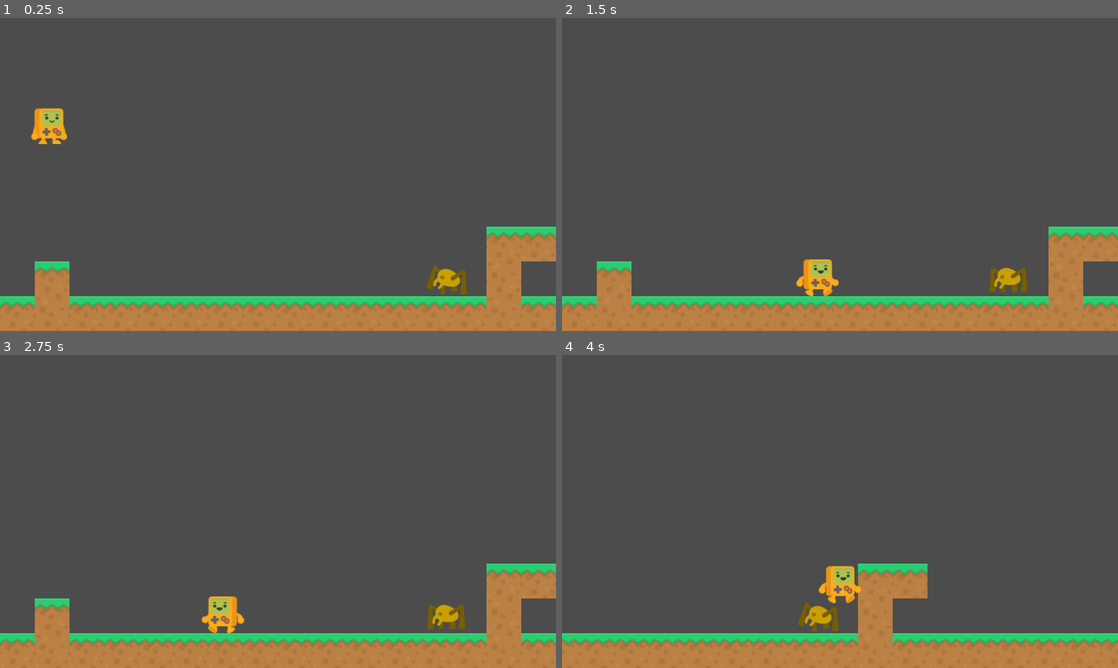
Above: before the commit, frames 1-4 (two rows, left to right).
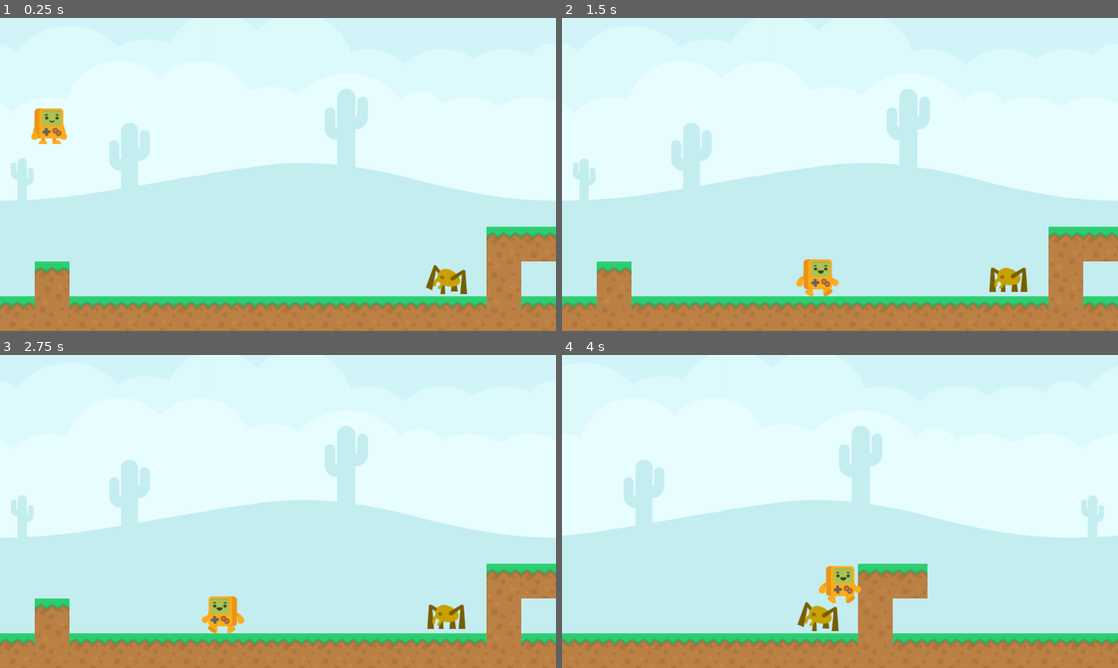
Above: after the commit, the same moments.

Repository: vivisuke/GDAction
Game: Godot game, scene res://MainScene.tscn
The game is run twice, just before and just after one commit, with the same random seed, the same clock (stepped at 60 frames per second) and the same inputs.
Inputs:
- Up to frame 1 (0.25 s): no input
- Up to frame 2 (1.5 s): hold Right (ui_right) from 0.53 s (still down); tap Up (ui_up) at 0.77 s
- Up to frame 3 (2.75 s): tap Up (ui_up) at 1.52 s; release Right (ui_right) at 2.03 s; hold Left (ui_left) from 2.03 s (still down)
- Up to frame 4 (4 s): release Left (ui_left) at 2.78 s; hold Right (ui_right) from 2.78 s (still down); tap Up (ui_up) at 3.02, 3.77 s

The runs differ from the first frame. In frame 1, 85% of the frame differs, in the area x 0-100%, y 0-89%; in frame 2, 85%; in frame 3, 85%; in frame 4, 86%.

Commit message:
0009 ◎ C 08/27 08/27 0.001│ToDo│背景画像（ParallaxBackground 使用）をとりあえず配置

Diff:
--- a/GDAction/MainScene.tscn
+++ b/GDAction/MainScene.tscn
@@ -11,6 +11,7 @@
 [ext_resource path="res://Characters/platformChar_walk_left1.png" type="Texture" id=9]
 [ext_resource path="res://Characters/platformChar_jump.png" type="Texture" id=10]
 [ext_resource path="res://Spider.tscn" type="PackedScene" id=11]
+[ext_resource path="res://images/blue_desert.png" type="Texture" id=12]
 
 [sub_resource type="ConvexPolygonShape2D" id=1]
 points = PoolVector2Array( 64, 64, 0, 64, 0, 0, 64, 0 )
@@ -90,6 +91,25 @@
 
 [node name="MainScene" type="Node2D"]
 
+[node name="ParallaxBackground" type="ParallaxBackground" parent="."]
+
+[node name="ParallaxLayer" type="ParallaxLayer" parent="ParallaxBackground"]
+position = Vector2( 512, 150 )
+motion_scale = Vector2( 0.25, 1 )
+motion_mirroring = Vector2( 1024, 0 )
+
+[node name="Sprite" type="Sprite" parent="ParallaxBackground/ParallaxLayer"]
+texture = ExtResource( 12 )
+
+[node name="TextureRect" type="TextureRect" parent="ParallaxBackground/ParallaxLayer"]
+visible = false
+margin_right = 40.0
+margin_bottom = 40.0
+texture = ExtResource( 12 )
+__meta__ = {
+"_edit_use_anchors_": false
+}
+
 [node name="TileMap" type="TileMap" parent="."]
 tile_set = SubResource( 3 )
 format = 1
Not shown: 1 places in GDAction/MainScene.tscn that only renumber resources
Not shown, changed: GDAction.spr
